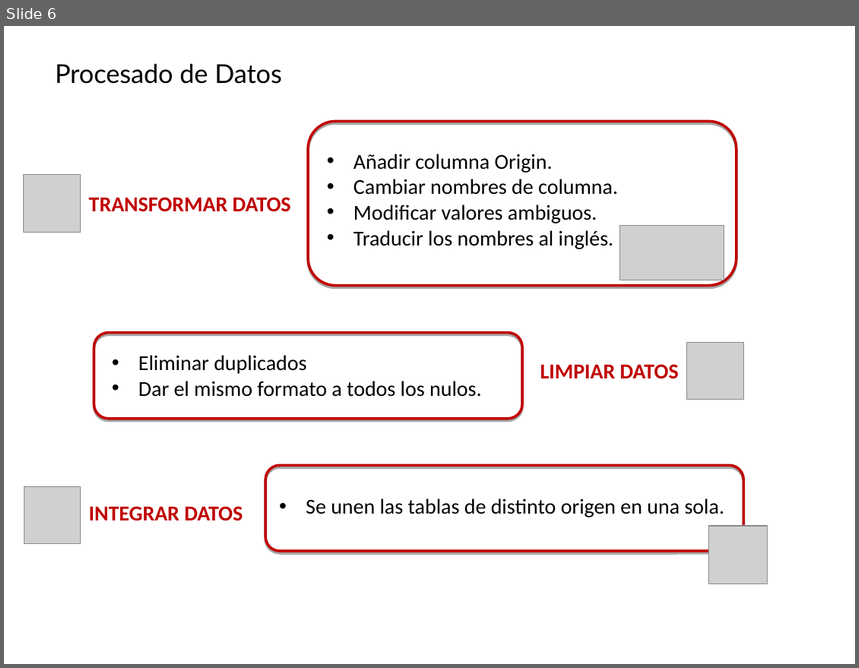
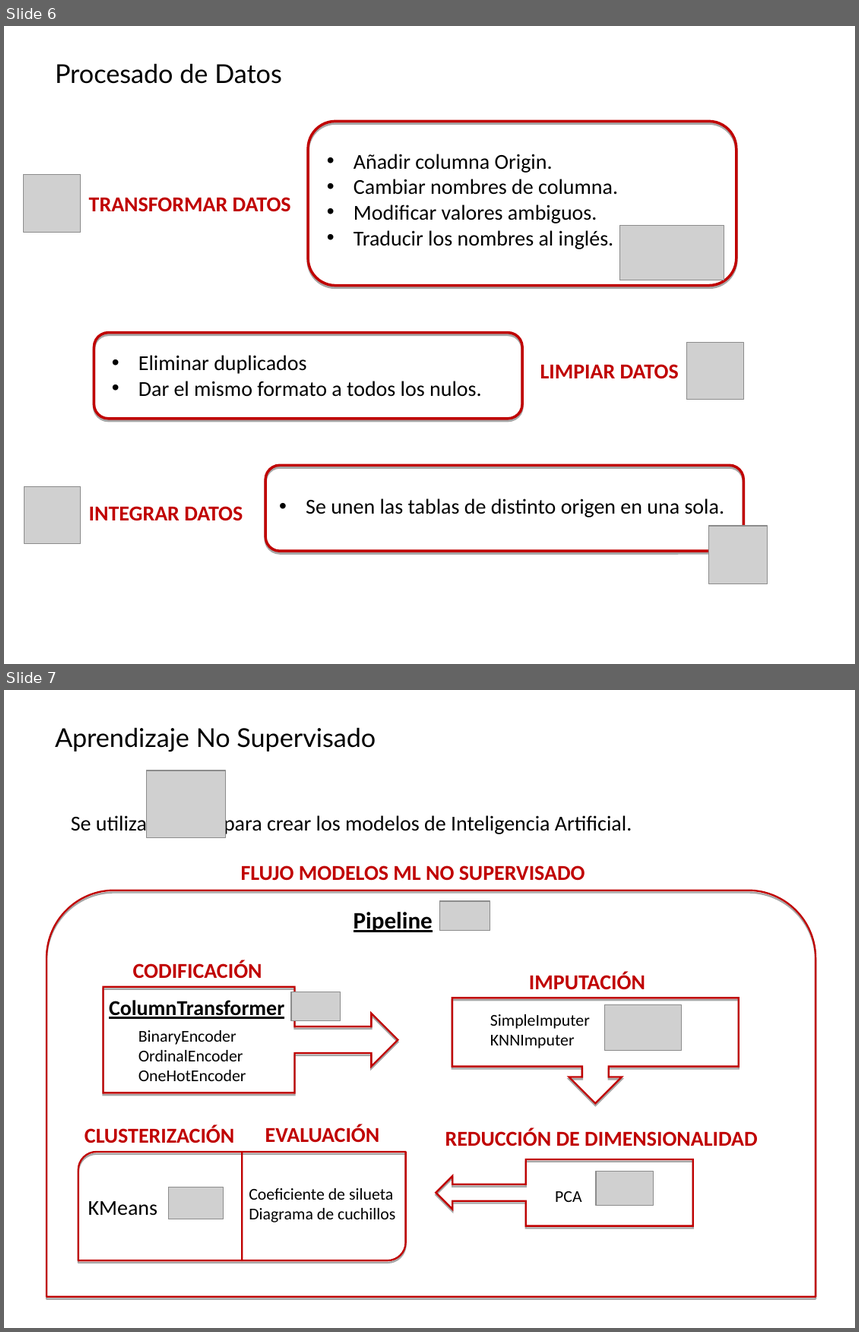
Before and after one commit to Chanalber/TFM, a slide deck: Presentación TFM/Presentación TFM.ppt. Shown one above the other, each under a label of ours: slide 6 before the commit, slides 6 and 7 after it. The pictures are 859x668 and 859x1332 pixels, drawn with LibreOffice and Linux fonts; fonts in the diff are those of the drawing; grey boxes stand for pictures; background and template pictures are left out. Boxes give left, top, right and bottom in pixels: in the first picture for what was removed or moved away, otherwise in the second. Text is boxed around its words. In the diff, an @@ line names an element or a change of style, - is before the commit and + after.

```diff
--- a/Presentación TFM/Presentación TFM.ppt
+++ b/Presentación TFM/Presentación TFM.ppt
@@ slide 7 added at (4,690,855,1328), background #FFFFFF @@
@@ title added at (55,727,376,752), 22 pt, text #000000 @@
+Aprendizaje No Supervisado
@@ picture added at (146,771,225,838) @@
@@ text added at (71,813,632,836), 18 pt, text #000000 @@
+Se utiliza para crear los modelos de Inteligencia Artificial.
@@ text added at (241,866,585,881), 18 pt, text #C00000, bold @@
+FLUJO MODELOS ML NO SUPERVISADO
@@ freeform shape added at (47,890,816,1297), outline #C00000 1.5 pt @@
@@ text added at (354,912,433,932), 20 pt, text #000000, bold, underline @@
+Pipeline
@@ picture added at (439,901,490,931) @@
@@ text added at (133,961,262,979), 18 pt, text #C00000, bold @@
+CODIFICACIÓN
@@ text added at (529,972,645,990), 18 pt, text #C00000, bold @@
+IMPUTACIÓN
@@ right arrow callout added at (103,987,397,1094), outline #C00000 1.5 pt @@
@@ text added at (109,1000,284,1019), 18 pt, text #000000, bold, underline @@
+ColumnTransformer
@@ picture added at (292,992,341,1021) @@
@@ down arrow callout added at (452,998,739,1103), outline #C00000 1.5 pt @@
@@ picture added at (605,1005,683,1050) @@
@@ text added at (139,1030,246,1081), 14 pt, text #000000 @@
+BinaryEncoder
+OrdinalEncoder
+OneHotEncoder
@@ text added at (490,1015,590,1049), 14 pt, text #000000 @@
+SimpleImputer
+KNNImputer
@@ text added at (85,1125,234,1144), 18 pt, text #C00000, bold @@
+CLUSTERIZACIÓN
@@ text added at (265,1124,380,1143), 18 pt, text #C00000, bold @@
+EVALUACIÓN
@@ text added at (446,1129,758,1147), 18 pt, text #C00000, bold @@
+REDUCCIÓN DE DIMENSIONALIDAD
@@ freeform shape added at (78,1152,406,1262), outline #C00000 1.5 pt @@
@@ line added from (243, 1152) to (243, 1262), #C00000 1.5 pt @@
@@ left arrow callout added at (436,1160,693,1227), outline #C00000 1.5 pt @@
@@ picture added at (168,1188,223,1220) @@
@@ text added at (249,1189,395,1223), 14 pt, text #000000 @@
+Coeficiente de silueta
+Diagrama de cuchillos
@@ picture added at (595,1172,652,1206) @@
@@ text added at (88,1201,158,1216), 18 pt, text #000000 @@
+KMeans
@@ text added at (555,1192,582,1202), 14 pt, text #000000 @@
+PCA
```
Also in this commit, not shown: 1 slide changed, 2 other slides added, 1 slide removed, 4 other files.
